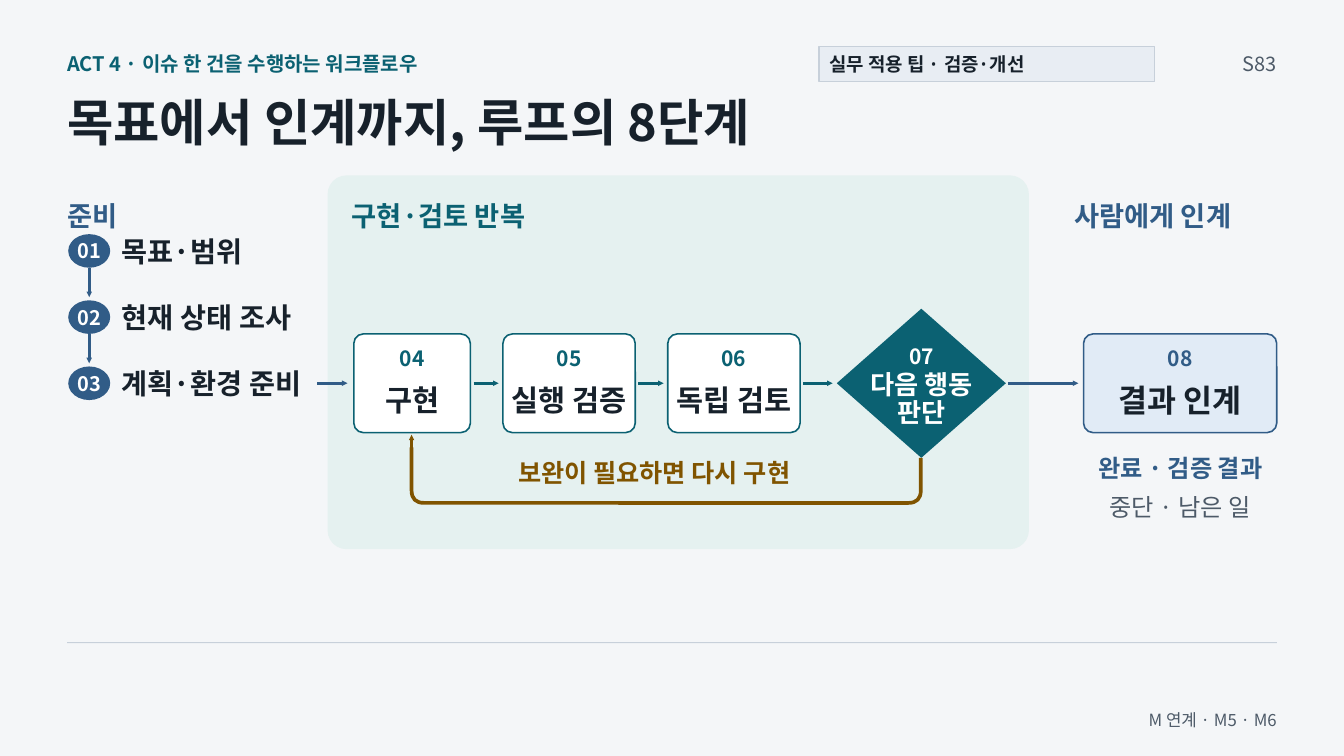
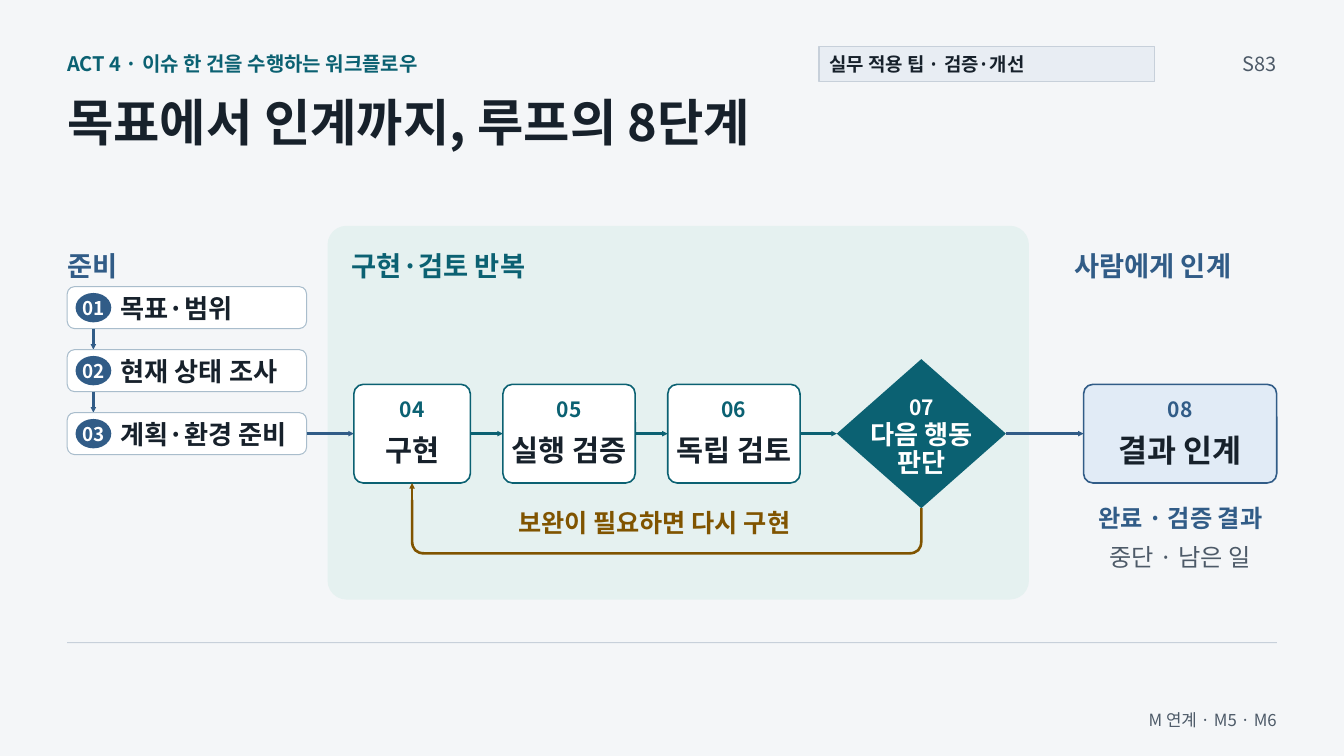
Before and after one commit to GideokKim/ai-dev-training, a slide deck: slide 6 of production/ACT_4.pptx. Drawn at 1344x756 pixels with LibreOffice and Linux fonts; fonts in the diff are those of the drawing. Boxes give left, top, right and bottom in pixels: in the first picture for what was removed or moved away, otherwise in the second. Text is boxed around its words. In the diff, an @@ line names an element or a change of style, - is before the commit and + after.

Commit message:
style(slides): clarify the opening loop workflow
Give the eight-stage workflow space and connect each decision path.
Shorten the comparison label and remove the redundant case caption.

```diff
--- a/production/ACT_4.pptx
+++ b/production/ACT_4.pptx
@@ rounded rectangle added at (68, 286, 308, 329), fill #FFFFFF, outline #A9BDCC 0.75 pt @@
@@ text "01": place and size @@
-text "01" at (77, 243, 101, 258)
+text "01" at (82, 295, 104, 320)
@@ ellipse: place and size @@
-ellipse at (69, 234, 111, 267)
+ellipse at (76, 293, 111, 323)
@@ text "목표·범위": place and size @@
-text "목표·범위" at (122, 238, 243, 265)
+text "목표·범위" at (121, 296, 233, 321)
@@ arrow moved from (90, 334) - (90, 363) to (94, 329) - (94, 350) @@
@@ rounded rectangle added at (68, 350, 308, 392), fill #FFFFFF, outline #A9BDCC 0.75 pt @@
@@ size 14.2 to 13.5 pt in 3 elements at (82, 295, 104, 320), (82, 421, 104, 446), (82, 358, 104, 383) @@
@@ text "02": place and size @@
-text "02" at (77, 310, 101, 325)
+text "02" at (82, 358, 104, 383)
@@ ellipse: place and size @@
-ellipse at (69, 367, 111, 400)
+ellipse at (76, 356, 111, 385)
@@ size 20.2 to 18.8 pt in 3 elements at (121, 296, 233, 321), (121, 422, 287, 447), (121, 359, 277, 384) @@
@@ text "현재 상태 조사": place and size @@
-text "현재 상태 조사" at (122, 304, 291, 331)
+text "현재 상태 조사" at (121, 359, 277, 384)
@@ rounded rectangle: place and size @@
-rounded rectangle at (503, 334, 635, 433)
+rounded rectangle at (354, 384, 471, 483)
@@ rounded rectangle: place and size @@
-rounded rectangle at (667, 334, 800, 433)
+rounded rectangle at (503, 384, 635, 483)
@@ rounded rectangle: place and size @@
-rounded rectangle at (354, 334, 471, 433)
+rounded rectangle at (667, 384, 800, 483)
@@ rounded rectangle added at (68, 412, 308, 455), fill #FFFFFF, outline #A9BDCC 0.75 pt @@
@@ text "03": place and size @@
-text "03" at (77, 376, 101, 392)
+text "03" at (82, 421, 104, 446)
@@ ellipse: place and size @@
-ellipse at (69, 300, 111, 334)
+ellipse at (76, 419, 111, 449)
@@ arrow moved from (90, 268) - (90, 297) to (94, 392) - (94, 412) @@
@@ text "계획·환경 준비": place and size @@
-text "계획·환경 준비" at (122, 370, 301, 397)
+text "계획·환경 준비" at (121, 422, 287, 447)
@@ arrow moved from (318, 383) - (348, 383) to (307, 434) - (354, 434) @@
@@ arrow moved from (474, 383) - (499, 383) to (471, 434) - (503, 434) @@
@@ arrow moved from (638, 383) - (663, 383) to (635, 434) - (667, 434) @@
@@ arrow moved from (804, 383) - (833, 383) to (801, 434) - (837, 434) @@
@@ arrow moved from (1008, 383) - (1079, 383) to (1006, 434) - (1084, 434) @@
@@ 17 texts, 2 rounded rectangles, 1 diamond, 1 freeform shape: place and size @@
-17 texts, 2 rounded rectangles, 1 diamond, 1 freeform shape at (67, 175, 1277, 549)
+17 texts, 2 rounded rectangles, 1 diamond, 1 freeform shape at (67, 226, 1277, 600)
@@ arrow moved from (411, 435) - (411, 456) to (412, 483) - (412, 500) @@
@@ freeform shape at (412, 483, 922, 554): outline #805400 2.63 pt to #805400 1.88 pt @@
```
Also in this commit, not shown: 2 other slides changed, 16 other files.
